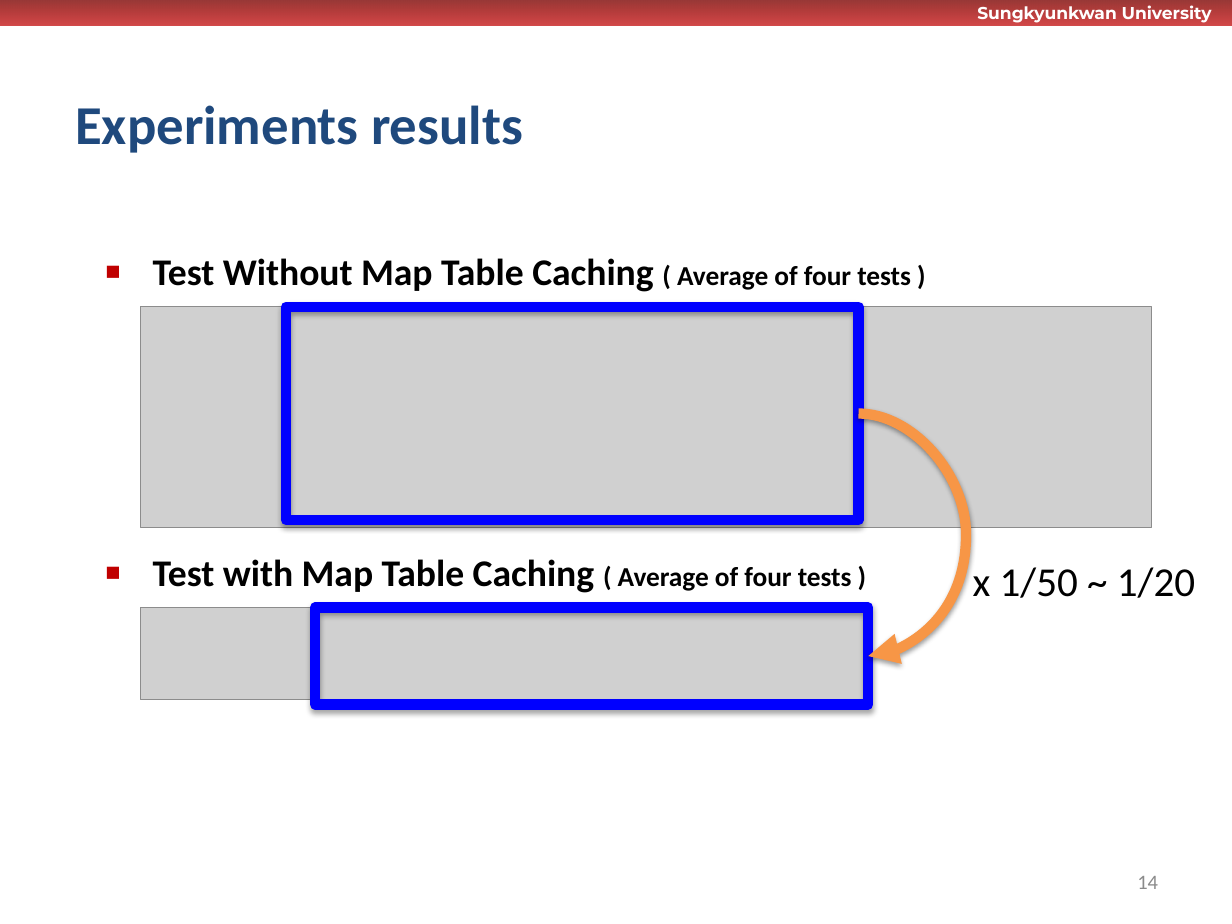
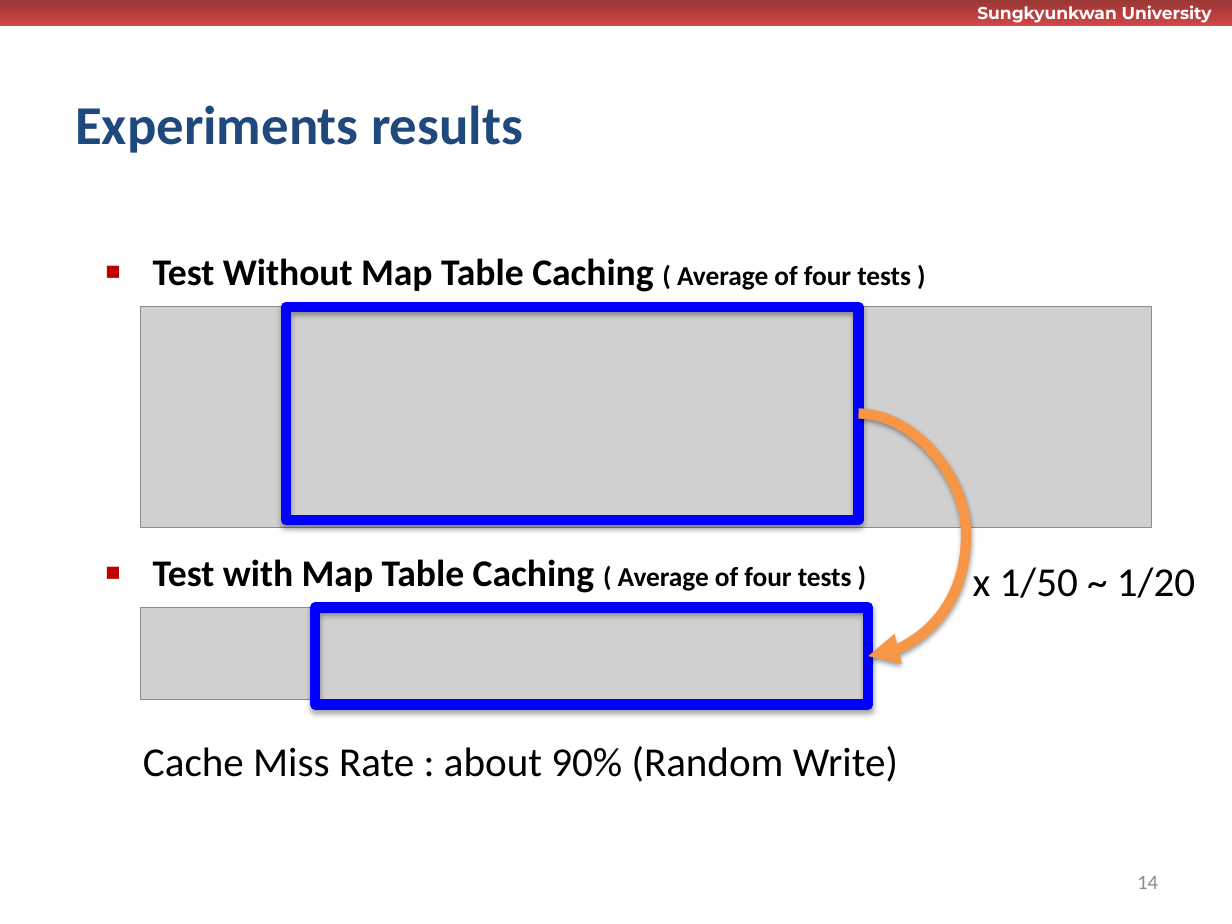
Before and after one commit to wurikiji/tutorial2-dev, a slide deck: slide 14 of docs/Presentation_Final.pptx. Drawn at 1232x924 pixels with LibreOffice and Linux fonts; fonts in the diff are those of the drawing; grey boxes stand for pictures; background and template pictures are left out. Boxes give left, top, right and bottom in pixels: in the first picture for what was removed or moved away, otherwise in the second. Text is boxed around its words. In the diff, an @@ line names an element or a change of style, - is before the commit and + after.

Commit message:
Presentation Real Final. Completed.

```diff
--- a/docs/Presentation_Final.pptx
+++ b/docs/Presentation_Final.pptx
@@ text added at bbox=[143, 746, 898, 782], 24 pt, text #000000 @@
+Cache Miss Rate : about 90% (Random Write)
```
